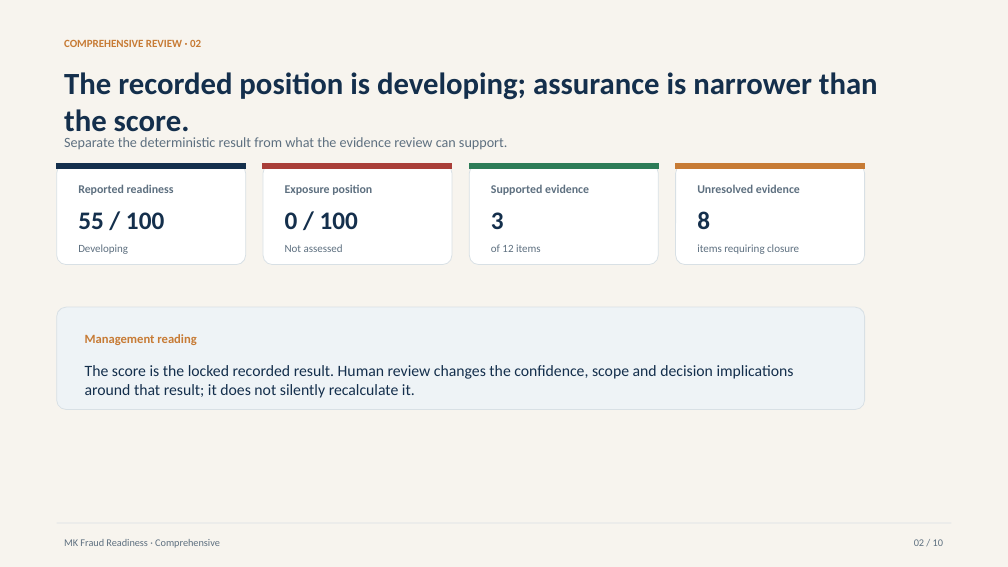
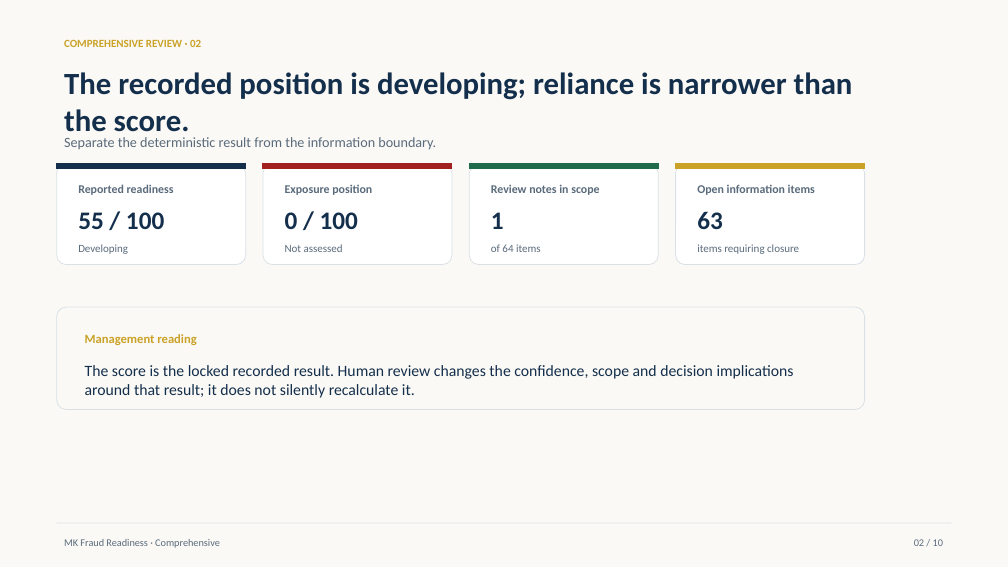
Before and after one commit to Tondani1995/mk-fraud-readiness-score, a slide deck: slide 2 of outputs/commercial-quality/kestrel-industrial-supply-pty-ltd-executive-presentation.pptx. Drawn at 1008x567 pixels with LibreOffice and Linux fonts; fonts in the diff are those of the drawing. Boxes give left, top, right and bottom in pixels: in the first picture for what was removed or moved away, otherwise in the second. Text is boxed around its words. In the diff, an @@ line names an element or a change of style, - is before the commit and + after.

```diff
--- a/outputs/commercial-quality/kestrel-industrial-supply-pty-ltd-executive-presentation.pptx
+++ b/outputs/commercial-quality/kestrel-industrial-supply-pty-ltd-executive-presentation.pptx
@@ background #F7F4EE to #FBF9F5 @@
@@ text "COMPREHENSIVE REVIEW · 02" at (64,40,201,47): text colour #C77B35 to #C9A227 @@
@@ text at (64,72,853,139): text changed @@
-The recorded position is developing; assurance is narrower than the score.
+The recorded position is developing; reliance is narrower than the score.
@@ text at (64,137,436,149): text changed; text colour #5E7080 to #5A6B7C @@
-Separate the deterministic result from what the evidence review can support.
+Separate the deterministic result from the information boundary.
@@ rectangle at (263,164,452,169): fill #A93E38 to #A32020; outline #A93E38 0 pt to #A32020 0 pt @@
@@ rectangle at (470,164,659,169): fill #2D7C57 to #1F6B4A; outline #2D7C57 0 pt to #1F6B4A 0 pt @@
@@ outline #D8E0E5 0.75 pt to #D9E1E7 0.75 pt in 3 elements at (263,164,452,265), (470,164,659,265), (676,164,865,265) @@
@@ rectangle at (676,164,865,169): fill #C77B35 to #C9A227; outline #C77B35 0 pt to #C9A227 0 pt @@
@@ text at (491,184,599,195): text changed; text colour #5E7080 to #5A6B7C @@
-Supported evidence
+Review notes in scope
@@ text at (697,185,815,195): text changed; text colour #5E7080 to #5A6B7C @@
-Unresolved evidence
+Open information items
@@ text at (491,212,504,229): text changed @@
-3
+1
@@ text at (697,211,723,229): text changed @@
-8
+63
@@ text at (491,244,541,252): text changed; text colour #5E7080 to #5A6B7C @@
-of 12 items
+of 64 items
@@ rounded rectangle at (57,307,865,409): fill #EEF3F6 to #FBF9F5; outline #D8E0E5 0.75 pt to #D9E1E7 0.75 pt @@
@@ text "Management reading" at (85,334,196,345): text colour #C77B35 to #C9A227 @@
```
Also in this commit, not shown: 9 other slides changed, 59 other files.
